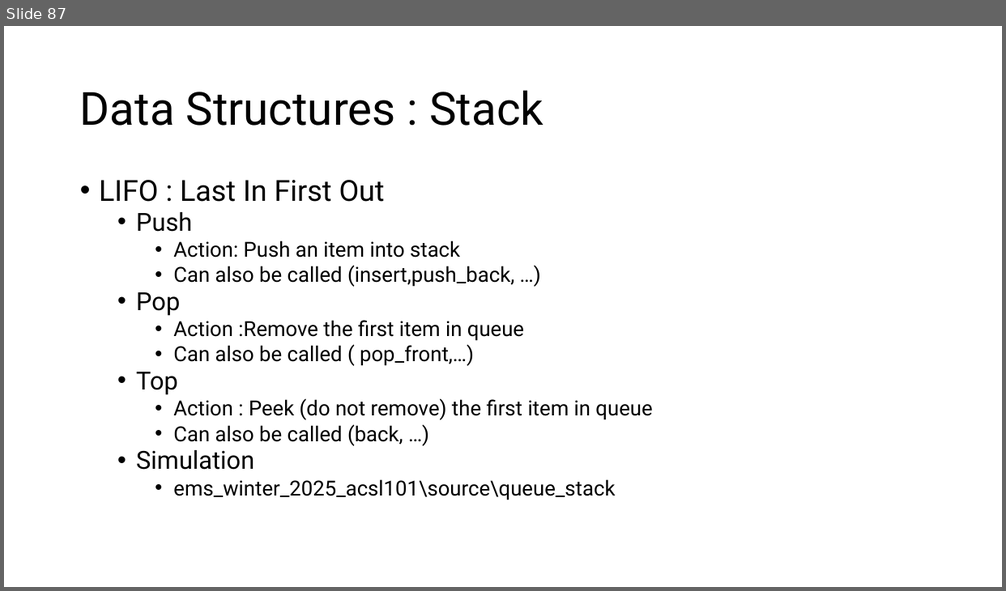
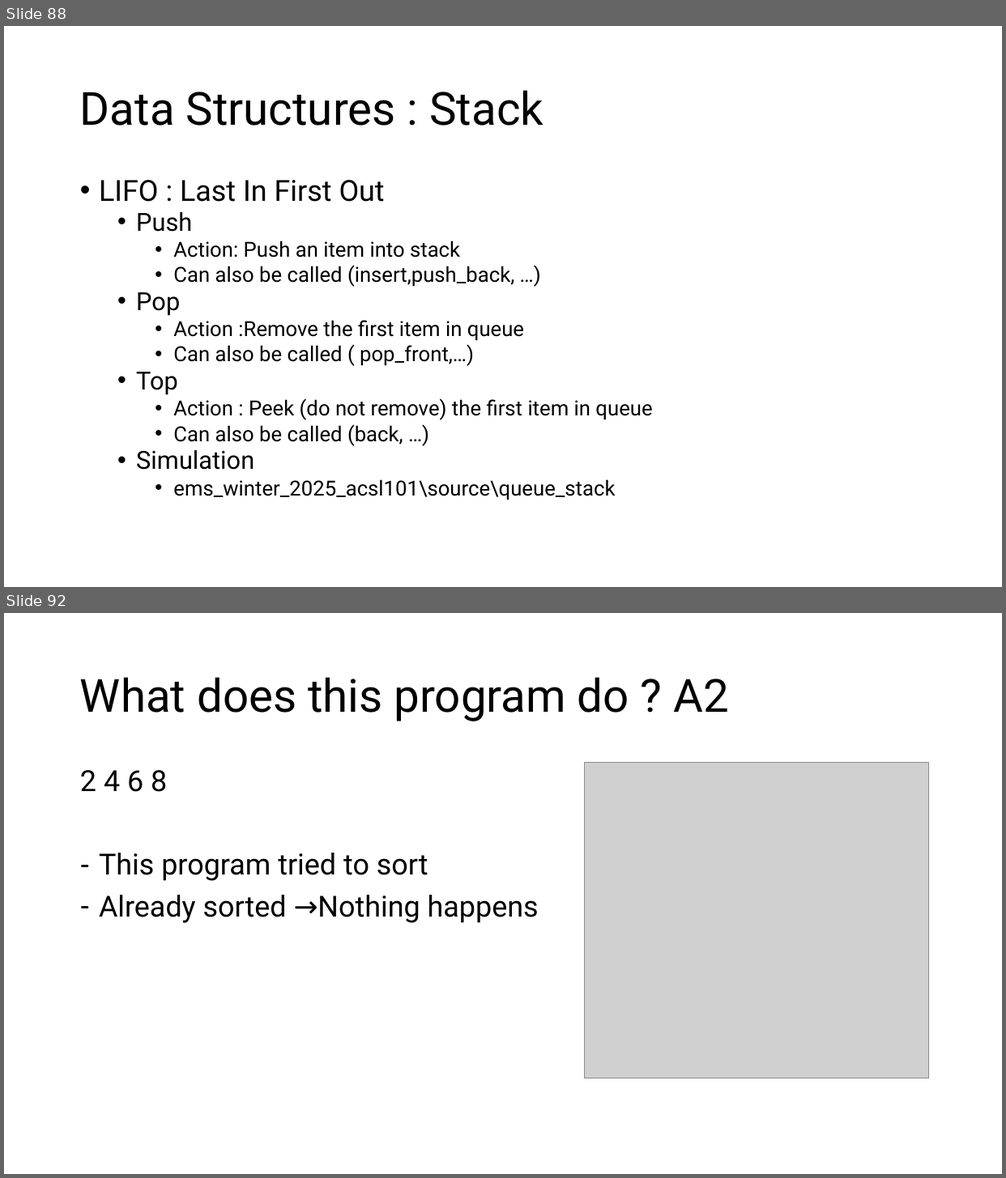
Before and after one commit to MoklaEducation/ems_winter_2025_acsl101, a slide deck: all/ExploringCSConceptsViaACSLCompetitions_all.pptx. Shown one above the other, each under a label of ours: slide 87 before the commit, slides 88 and 92 after it; the slides between them are not shown. The pictures are 1006x591 and 1006x1178 pixels, drawn with LibreOffice and Linux fonts; fonts in the diff are those of the drawing; grey boxes stand for pictures. Boxes give left, top, right and bottom in pixels: in the first picture for what was removed or moved away, otherwise in the second. Text is boxed around its words. In the diff, an @@ line names an element or a change of style, - is before the commit and + after.

Commit message:
what does this program do

```diff
--- a/all/ExploringCSConceptsViaACSLCompetitions_all.pptx
+++ b/all/ExploringCSConceptsViaACSLCompetitions_all.pptx
@@ slide 92 added at [4,613,1002,1174], background #FFFFFF @@
@@ title added at [80,677,730,722], 44 pt, text #000000 @@
+What does this program do ? A2
@@ text added at [80,770,539,923], 28 pt, text #000000 @@
+2 4 6 8
+– This program tried to sort
+– Already sorted →Nothing happens
@@ picture added at [584,763,929,1079] @@
@@ what was slide 87 is now slide 88 @@
```
Also in this commit, not shown: 12 other slides added, 1 other file.
